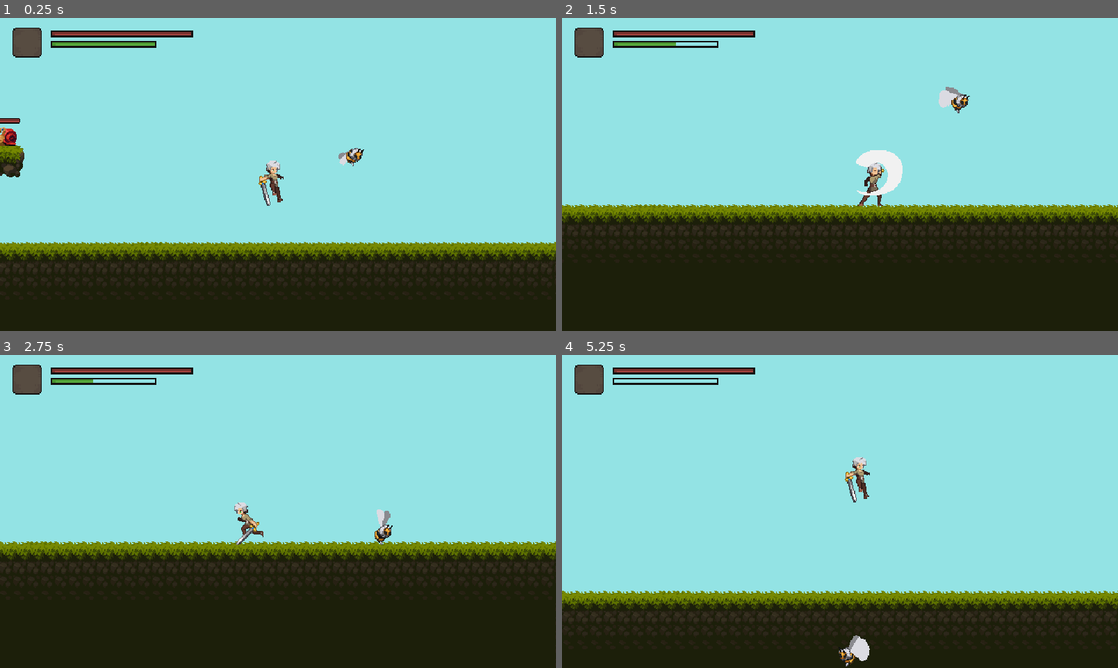
Above: before the commit, frames 1-4 (two rows, left to right).
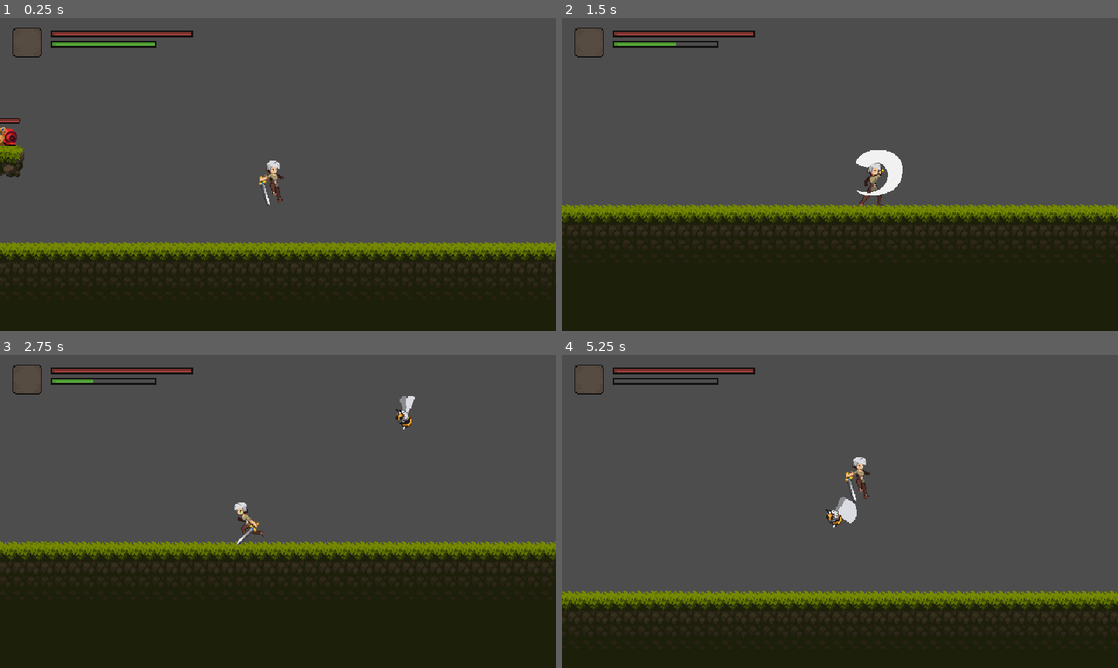
Above: after the commit, the same moments.

Repository: Dewin154/Project_Lynx
Game: Godot game, scene res://levels/test_level.tscn
The game is run twice, just before and just after one commit, with the same random seed, the same clock (stepped at 60 frames per second) and the same inputs.
Inputs:
- Up to frame 1 (0.25 s): no input
- Up to frame 2 (1.5 s): hold D (move_right) from 0.53 s (still down); tap Keypad 1 (attack) at 0.6, 1.35 s; tap W (jump) at 0.77 s
- Up to frame 3 (2.75 s): tap W (jump) at 1.52 s; release D (move_right) at 2.03 s; hold A (move_left) from 2.03 s (still down); tap Keypad 1 (attack) at 2.1 s
- Up to frame 4 (5.25 s): release A (move_left) at 2.78 s; hold D (move_right) 2.78-4.28 s; tap Keypad 1 (attack) every 0.75 s from 2.85 to 5.1 s; tap W (jump) at 3.02, 3.77, 4.52 s; hold A (move_left) 4.28-5.03 s; hold D (move_right) from 5.03 s (still down)

The runs differ from the first frame. In frame 1, 69% of the frame differs, in the area x 0-100%, y 0-73%; in frame 2, 58%; in frame 3, 58%; in frame 4, 77%, in the area x 0-100%, y 0-100%.

Commit message:
Improved Bee Movement
- Improved Tree hierarchy
- Hitbox now flips with direction

Diff:
--- a/enemies/bee/bee.gd
+++ b/enemies/bee/bee.gd
@@ -1,15 +1,17 @@
 class_name Bee
 extends CharacterBody2D
 
-@onready var animated_sprite_2d: AnimatedSprite2D = $Path2D/PathFollow2D/Area2D/AnimatedSprite2D
+@onready var animated_sprite_2d: AnimatedSprite2D = $AnimatedSprite2D
 @onready var path_follow := $Path2D/PathFollow2D
-
+@onready var starting_position = position
+@onready var bee_hitbox: CollisionShape2D = $BeeHitbox2D
 enum State {Fly, Attack, Hit}
 
 var speed = 100.0
 var health = 40
+var last_x = 0
+var direction
 var current_state
-var last_x = 0
 var current_x
 
 # Called when the node enters the scene tree for the first time.
@@ -17,10 +19,22 @@
 	current_state = State.Fly
 	pass
 
-# TODO Optimize this since it checks every frame!
+
 # Called every frame. 'delta' is the elapsed time since the previous frame.
 func _process(delta: float) -> void:
+	fly(delta)
+
+# TODO: could be simplified if Bee is made a child of PathFollow2D
+# TODO: Optimize this since it checks every frame!
+func fly(delta: float) -> void:
 	current_x = path_follow.global_position.x
 	path_follow.progress += speed * delta
-	animated_sprite_2d.flip_h = false if current_x < last_x else true
+	position = starting_position + path_follow.position
+
+	if current_x < last_x:
+		animated_sprite_2d.flip_h = false
+		bee_hitbox.rotation = -48
+	else:
+		animated_sprite_2d.flip_h = true
+		bee_hitbox.rotation = 48
 	last_x = current_x
--- a/enemies/bee/bee.tscn
+++ b/enemies/bee/bee.tscn
@@ -5,15 +5,15 @@
 [ext_resource type="Texture2D" uid="uid://bi0agy5csbycy" path="res://enemies/bee/resources/Fly-Sheet.png" id="3_pw5uf"]
 [ext_resource type="Texture2D" uid="uid://cm4jds4amqoy7" path="res://enemies/bee/resources/Hit-Sheet.png" id="4_yf2uo"]
 
-[sub_resource type="CapsuleShape2D" id="CapsuleShape2D_63eil"]
-radius = 7.06379
-height = 21.2555
-
 [sub_resource type="Curve2D" id="Curve2D_pxsll"]
 _data = {
-"points": PackedVector2Array(0, 0, 0, 0, -32, -44, 0, 0, 0, 0, 126, -82, 0, 0, 0, 0, 168, 49, 0, 0, 0, 0, 81, 132, 0, 0, 0, 0, -138, 121, 0, 0, 0, 0, -303, -22, 0, 0, 0, 0, -269, -192, 0, 0, 0, 0, -116, -238, 0, 0, 0, 0, -51, -146, 0, 0, 0, 0, -41, -97, 0, 0, 0, 0, -32, -44)
+"points": PackedVector2Array(0, 0, 0, 0, 17, -61, 0, 0, 0, 0, 126, -82, 0, 0, 0, 0, 168, 49, 0, 0, 0, 0, 81, 132, 0, 0, 0, 0, -138, 121, 0, 0, 0, 0, -303, -22, 0, 0, 0, 0, -239, -81, 0, 0, 0, 0, -117, -125, 0, 0, 0, 0, -32, -156, 0, 0, 0, 0, -41, -97, 0, 0, 0, 0, 17, -60)
 }
 point_count = 11
+
+[sub_resource type="CapsuleShape2D" id="CapsuleShape2D_63eil"]
+radius = 9.54181
+height = 23.2787
 
 [sub_resource type="AtlasTexture" id="AtlasTexture_wlde1"]
 atlas = ExtResource("2_ohhyi")
@@ -122,22 +122,21 @@
 collision_mask = 4
 script = ExtResource("1_swn2f")
 
-[node name="CollisionShape2D" type="CollisionShape2D" parent="."]
-position = Vector2(-33.9723, -47.2338)
-rotation = -0.594753
-shape = SubResource("CapsuleShape2D_63eil")
-
 [node name="Path2D" type="Path2D" parent="."]
 position = Vector2(-1, -3)
 curve = SubResource("Curve2D_pxsll")
 
 [node name="PathFollow2D" type="PathFollow2D" parent="Path2D"]
-position = Vector2(-32, -44)
+position = Vector2(17, -61)
 rotates = false
 
-[node name="Area2D" type="Area2D" parent="Path2D/PathFollow2D"]
+[node name="BeeHitbox2D" type="CollisionShape2D" parent="."]
+position = Vector2(18, -65)
+rotation = 0.837758
+shape = SubResource("CapsuleShape2D_63eil")
 
-[node name="AnimatedSprite2D" type="AnimatedSprite2D" parent="Path2D/PathFollow2D/Area2D"]
+[node name="AnimatedSprite2D" type="AnimatedSprite2D" parent="."]
+position = Vector2(19, -66)
 sprite_frames = SubResource("SpriteFrames_kw4re")
 animation = &"attack"
 autoplay = "fly"
--- a/levels/test_level.tscn
+++ b/levels/test_level.tscn
@@ -556,6 +556,7 @@
 [node name="ParallaxBackground" type="ParallaxBackground" parent="."]
 
 [node name="ParallaxLayer" type="ParallaxLayer" parent="ParallaxBackground"]
+visible = false
 motion_mirroring = Vector2(6480, 0)
 
 [node name="Sprite2D" type="Sprite2D" parent="ParallaxBackground/ParallaxLayer"]
@@ -605,5 +606,5 @@
 texture_progress = ExtResource("8_nkpr3")
 
 [node name="Bee" parent="." instance=ExtResource("8_lit4m")]
-position = Vector2(413, 210)
+position = Vector2(421, 112)
 rotation = 0.0932188
